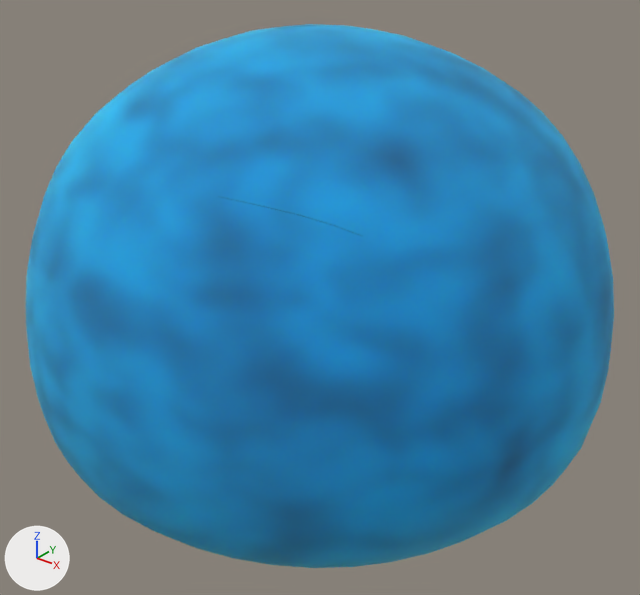
Before and after pictures for a commit that changed the Blender file Blender/models/Slime_v4.blend.
The view is the same before and after, from a 50 mm camera at (0.542, -0.677, 0.587) aimed at (0.016, -0.019, 0.179). Arrows for +X, +Y and +Z are at lower left; the lights stay in place. The older version comes first.

Objects in the first picture: 'Player Membrane'.
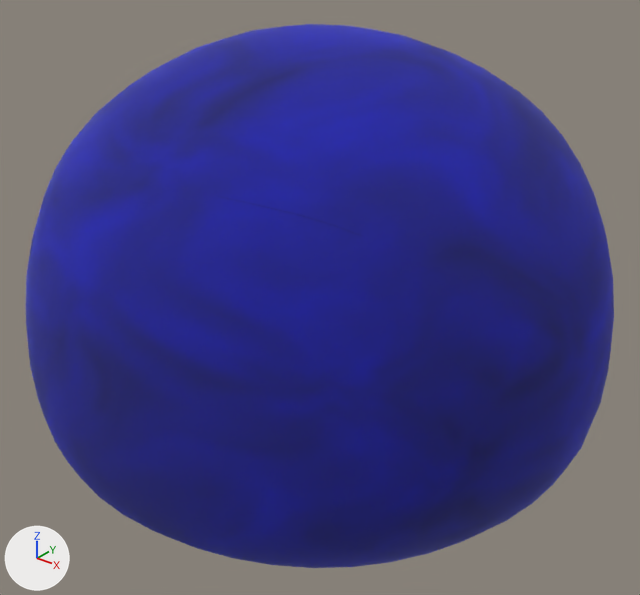
What differs and where, as boxes (x1, y1, x2, y2) in the pictures (640 x 595 px):
'Player Membrane', recoloured (darker): (26, 24, 614, 568) in both

Diff of the bpy script that builds the scene:
```diff
--- a/Blender/models/Slime_v4.blend.py
+++ b/Blender/models/Slime_v4.blend.py
@@ img_normal_slime_membrane_png @@
+img_normal_slime_membrane_png = load_image('Normal_Slime_Membrane.png', '../../Assets/Textures/Normal_Slime_Membrane.png', 1024, 1024, 'sRGB')
@@ mat_normal_slime @@
+mat_normal_slime = principled_material('Normal Slime')
+mat_normal_slime.texture = img_normal_slime_membrane_png
+mat_normal_slime.roughness = 1.0
+mat_normal_slime.subsurface_weight = 1.0
+mat_normal_slime.subsurface_radius = (1.0, 1.0, 1.0)
+mat_normal_slime.subsurface_scale = 0.55
@@ me_player_membrane @@
 me_player_membrane.from_pydata(...)  # 866 vertices, 864 faces; spans x -0.278..0.278, y -0.278..0.278, z 0.011..0.41
-me_player_membrane.materials.append(mat_player_slime)  # picture img_player_membrane_png_005
+me_player_membrane.materials.append(mat_normal_slime)  # picture img_normal_slime_membrane_png
```
